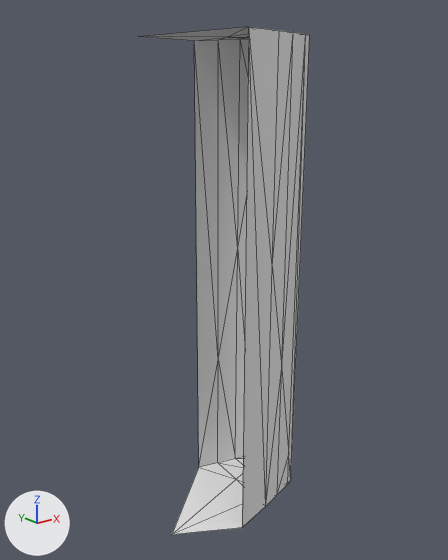
An edit to the glTF model Structures Plus/models/c90part_6a2f1bc346798f808e0c4a98.glb, drawn before and after from the same camera.
Camera for both pictures: a 50 mm camera at (-1.802, -1.989, 0.899) aimed at (-1.001, -0.988, 0.499). Every picture has the same lights, and +X, +Y and +Z are marked at lower left. The older version comes first. Mesh edges are drawn as thin lines. Vertices at exactly the same position are counted once.
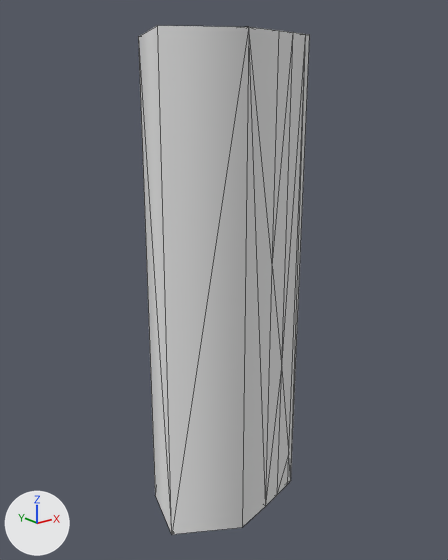
Boxes (x1, y1, x2, y2) around the edits, measured in the pictures (448 x 560 px):
'Cylinder', reshaped: before (141, 27, 310, 534); after (138, 26, 310, 534)
part 1 of me_mesh_0, added: after (138, 26, 249, 534)

Edits to the bpy script that builds the scene:
```text
Change me_mesh_0:
    used by ob_cylinder; location = (0.0, 0.0, 0.0)
    verts and faces of me_mesh_0; kept vertices keep their numbers, new ones are numbered from 40
    before: 5 (-1.041, -1.108, 0.996) at pixel (248, 26), 6 (-1.04, -1.102, -0.049) at pixel (242, 527), 12 (-1.003, -0.889, -0.02) at pixel (198, 467), 22 (-1.004, -0.895, 0.986) at pixel (194, 40), 28 (-1.151, -0.92, 0.986)
    before: 34 (-1.177, -1.023, -0.048) at pixel (171, 534)
    remove me_mesh_0.from_pydata(...)  # 40 vertices, 72 faces; spans x -1.177..-0.824, y -1.108..-0.889, z -0.049..0.997
    add me_mesh_0.from_pydata(...)  # 42 vertices, 80 faces; spans x -1.178..-0.824, y -1.108..-0.889, z -0.049..0.997
    me_mesh_0 part 1
    add verts[40] = (-1.15, -0.915, -0.02)  # pixel (155, 495)
    add verts[41] = (-1.178, -1.029, 0.997)  # pixel (157, 25)
    add faces += [(12, 40, 22), (28, 40, 34), (5, 41, 34), (22, 40, 28), (28, 34, 41), (5, 34, 6)]  # mat_trunk (white #e7e7e7)
    add faces += [(5, 28, 41), (12, 34, 40)]  # mat_wood (white #e7e7e7)
```
